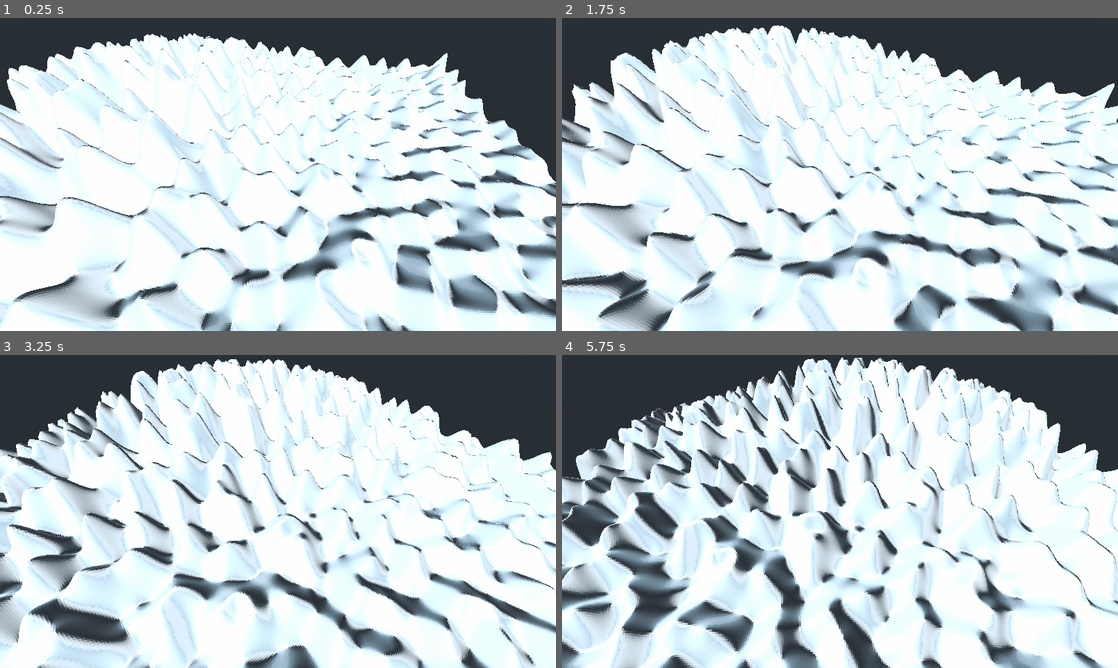
Above: before the commit, frames 1-4 (two rows, left to right).
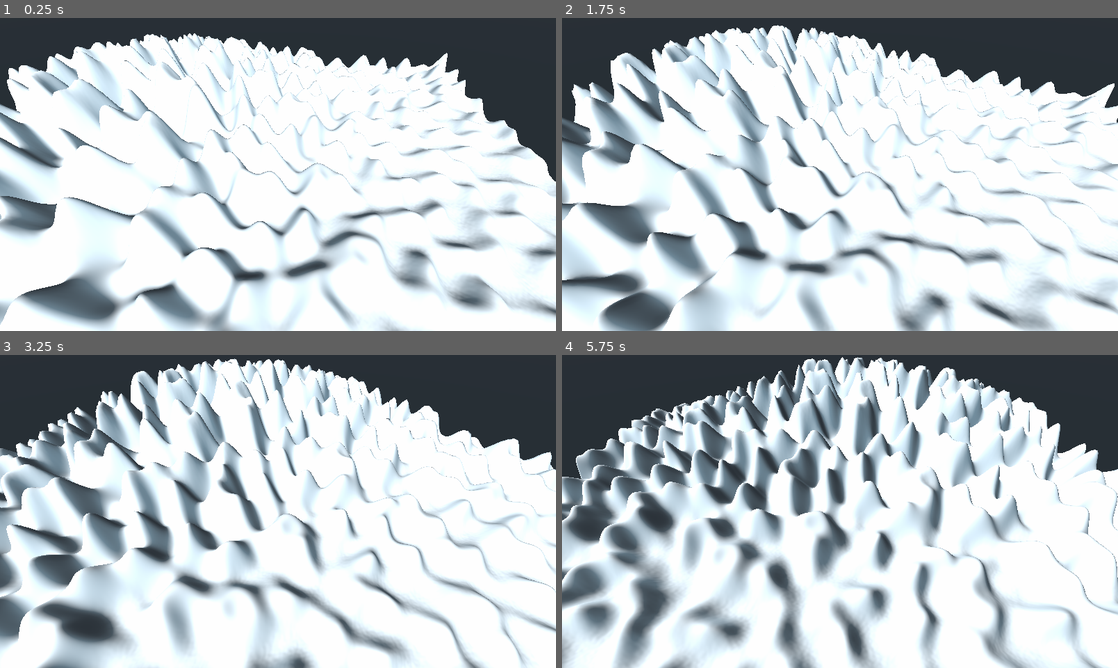
Above: after the commit, the same moments.

Repository: Regnaris/OpenWorld
Game: Godot game, scene res://demo.tscn
Same seed, same stepped clock (60 frames per second), same inputs: the game is played once before the commit and once after it.
Inputs:
- Up to frame 1 (0.25 s): no input
- Up to frame 2 (1.75 s): tap Enter (ui_accept) at 0.5, 0.6, 0.77, 1.07, 1.35, 1.52 s
- Up to frame 3 (3.25 s): tap Enter (ui_accept) at 1.82, 2.1, 2.85, 3.02 s
- Up to frame 4 (5.75 s): tap Enter (ui_accept) at 3.32, 3.6, 3.77, 4.07, 4.35, 4.52, 4.82, 5.1 s

The runs differ from the first frame. In frame 1, 19% of the frame differs, in the area x 0-100%, y 4-100%; in frame 2, 23%; in frame 3, 24%; in frame 4, 30%, in the area x 0-100%, y 0-100%.

Commit message:
Removed using of pregenerated normals
Low quality. Requires higher resolution (higher than height map). This kills purpose of compresing normals and heights in one texture.

Diff:
--- a/terrain/hm_gen/hm_gen.shader
+++ b/terrain/hm_gen/hm_gen.shader
@@ -112,26 +112,4 @@
 	vec3 noise = fbm(point);
 
 	COLOR.ba = conv_16bit_to_2x8bit(noise.x);
-
-	vec3 normal;
-	// Normals by derivatives
-//	vec3 tangent = vec3(1.0,-noise.y,0.0);
-//	vec3 binorm = vec3(0.0,-noise.z,1.0);
-//	normal = cross(tangent,binorm);
-//	//normal.x = -noise.y;
-//	//normal.z = -noise.z;
-//	//normal.y = 1.0;
-
-	// Normals by finite difference
-	vec3 off = vec3(1.0, 1.0, 0.0) * (1.0 / 1024.0);
-	float hL = fbm(point - off.xz).x;
-	float hR = fbm(point + off.xz).x;
-	float hD = fbm(point - off.zy).x;
-	float hU = fbm(point + off.zy).x;
-	normal.x = hL - hR;
-	normal.y = hD - hU;
-	normal.z = 2.0 * (1.0 / 1024.0);
-
-	normal = normalize(normal);
-	COLOR.rg = (normal.xy + 1.0) / 2.0;
 }
--- a/terrain/terrain.gd
+++ b/terrain/terrain.gd
@@ -9,11 +9,6 @@
 	mesh_instance.mesh = cm
 	HM_Gen.queue_hm_gen(Vector2(512, 512))
 	HM_Gen.connect("heightmap_ready", self, "recieve_hm", [], CONNECT_ONESHOT)
-
-
-func _physics_process(delta):
-	if Input.is_action_just_pressed("ui_accept"):
-		terrain_material.set_shader_param("runtime_normals", !terrain_material.get_shader_param("runtime_normals"))
 
 
 func recieve_hm(heightmap:ViewportTexture):
--- a/terrain/terrain.shader
+++ b/terrain/terrain.shader
@@ -149,29 +149,17 @@
 
 
 	vec3 os_normal;
-	if (runtime_normals) {
-		// Calculate normals using finite difference method
-		vec3 off = vec3(1.0, 1.0, 0.0);
-		float hL = get_height_bicubic(ws_vertex.xz - off.xz);
-		float hR = get_height_bicubic(ws_vertex.xz + off.xz);
-		float hD = get_height_bicubic(ws_vertex.xz - off.zy);
-		float hU = get_height_bicubic(ws_vertex.xz + off.zy);
-		os_normal = normalize(vec3(
-			hL - hR,
-			hD - hU,
-			2.0 / height_scale
-		));
-	} else {
-		// Get normal data from heightmap and calculate normal in worldspace and view space
-		vec2 hf_size = vec2(textureSize(heightfield, 0));
-		vec2 norm_data = texture(heightfield, ((ws_vertex.xz / meters_per_texel) / hf_size) + vec2(0.5), 0).rg;
-		norm_data = norm_data * 2.0 - 1.0;
-		os_normal = normalize(vec3(
-			norm_data.x,
-			-norm_data.y,
-			sqrt(max(0.0, 1.0 - dot(norm_data.xy, norm_data.xy)))
-		));
-	}
+	// Calculate normals using finite difference method
+	vec3 off = vec3(1.0, 1.0, 0.0);
+	float hL = get_height_bicubic(ws_vertex.xz - off.xz);
+	float hR = get_height_bicubic(ws_vertex.xz + off.xz);
+	float hD = get_height_bicubic(ws_vertex.xz - off.zy);
+	float hU = get_height_bicubic(ws_vertex.xz + off.zy);
+	os_normal = normalize(vec3(
+		hL - hR,
+		hD - hU,
+		2.0 / height_scale
+	));
 	NORMAL = (INV_CAMERA_MATRIX * vec4(os_normal, 0.0)).xyz;
 
 	vec3 dirt_albedo;
Binary file changed: terrain/cache/hm.png
